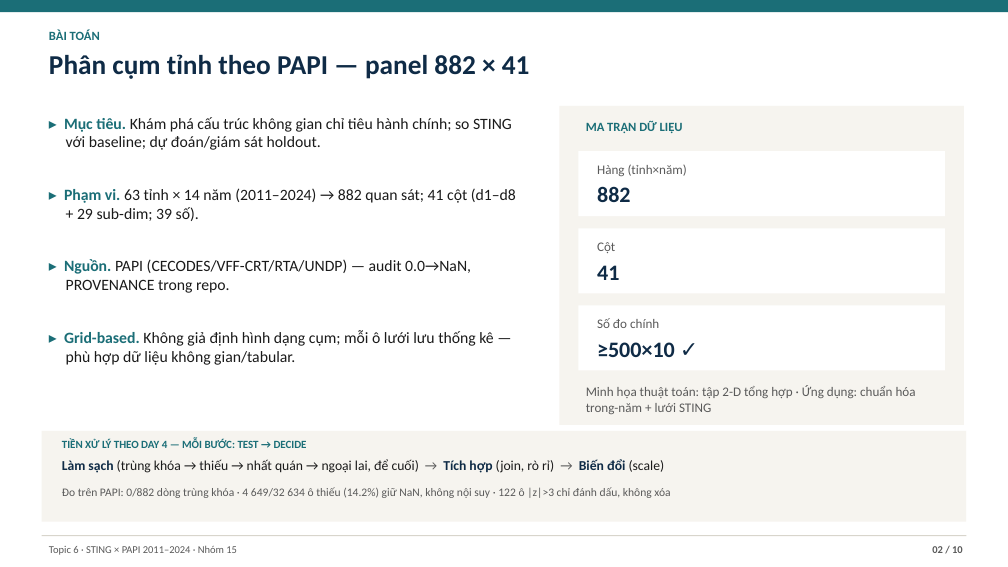
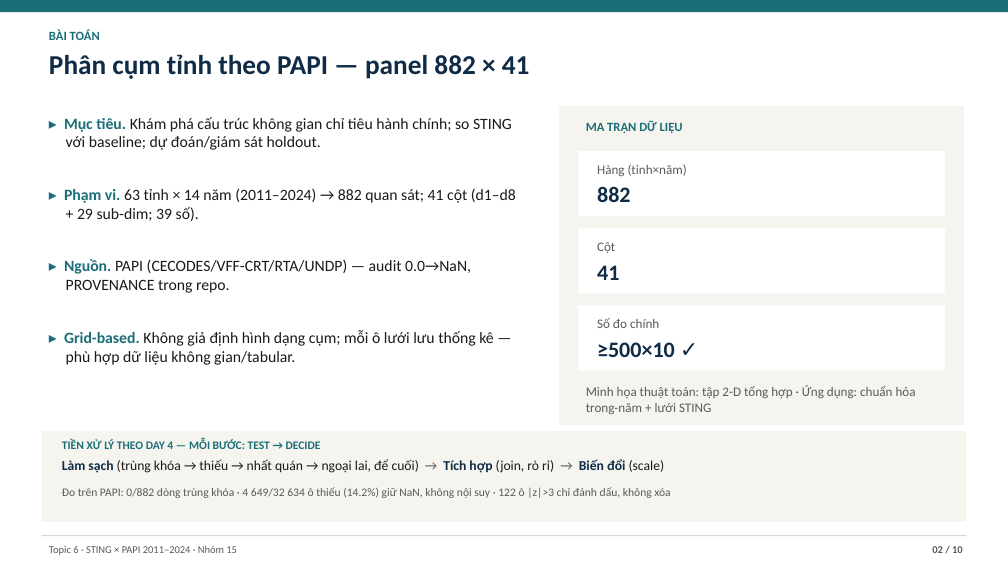
Before and after one commit to JasonTM17/Grid_Based_Sociology, a slide deck: slide 2 of slides/submission.pptx. Drawn at 1008x567 pixels with LibreOffice and Linux fonts; fonts in the diff are those of the drawing. Boxes give left, top, right and bottom in pixels: in the first picture for what was removed or moved away, otherwise in the second. Text is boxed around its words. In the diff, an @@ line names an element or a change of style, - is before the commit and + after.

```diff
--- a/slides/submission.pptx
+++ b/slides/submission.pptx
@@ text "TIỀN XỬ LÝ THEO DAY ..." at bbox=[62, 439, 321, 449]: size 10.5 to 11 pt @@
```
Also in this commit, not shown: 2 other slides changed, 3 other files.
